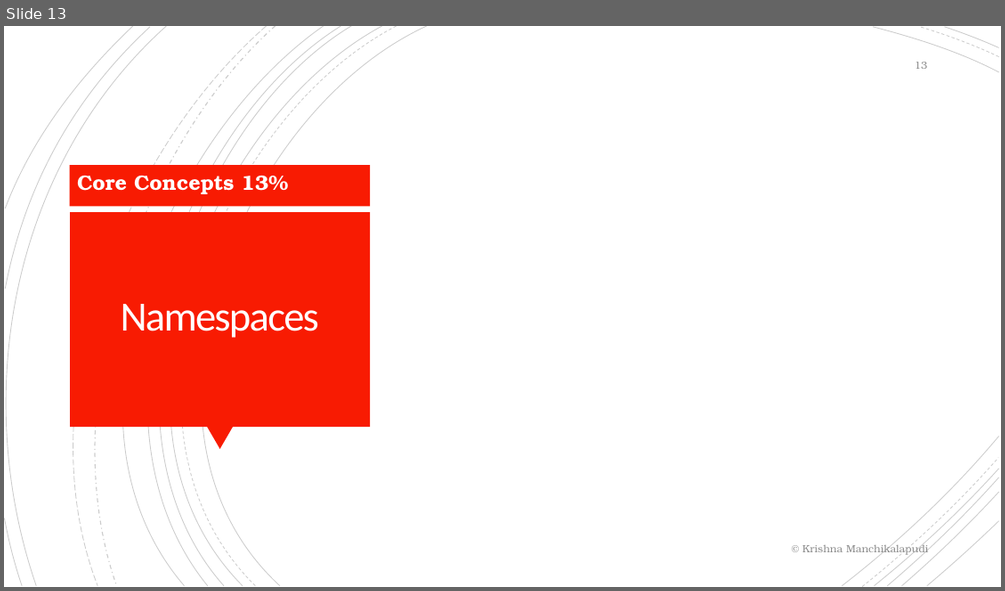
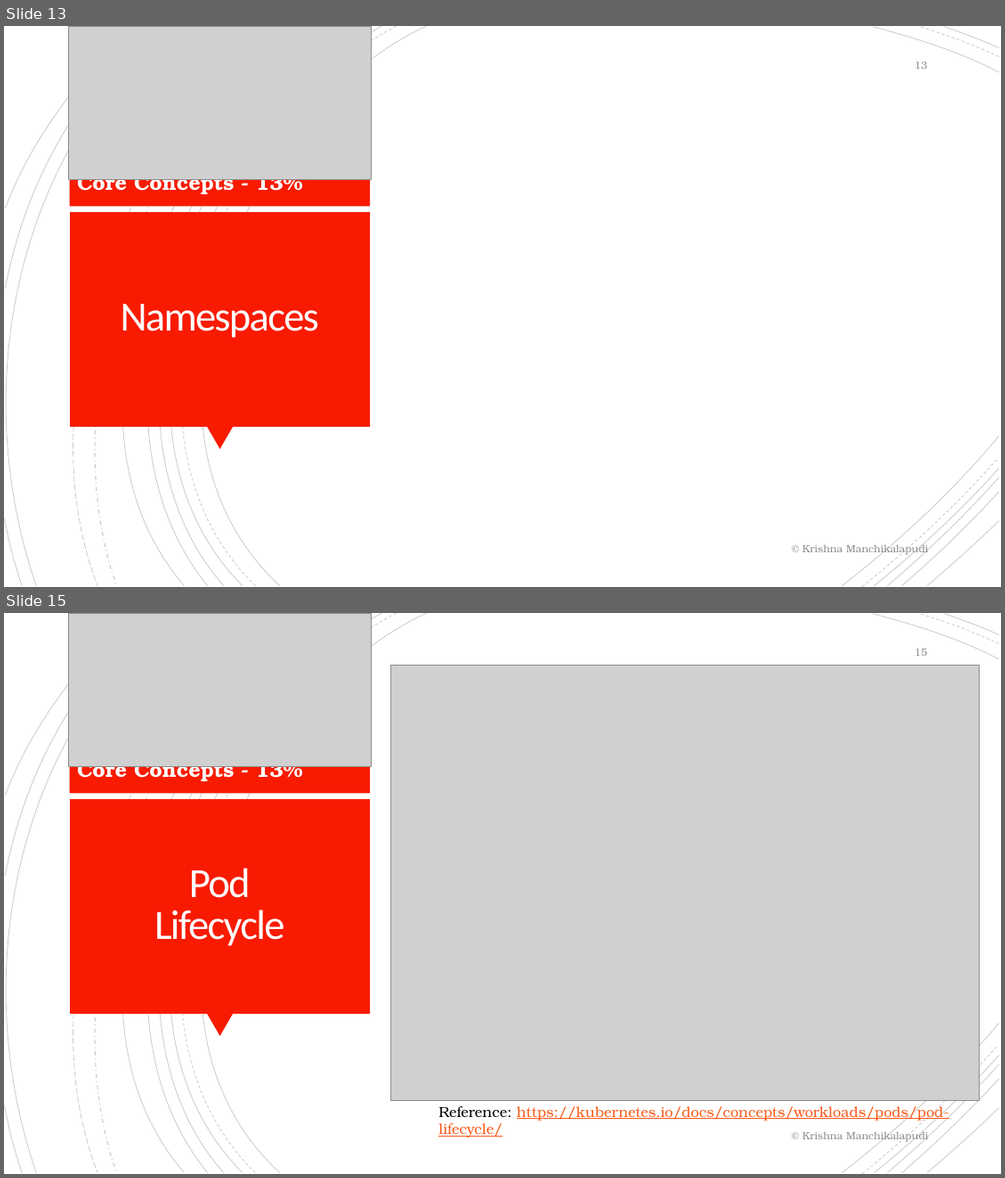
Before and after one commit to krishnamanchikalapudi/developer.info, a slide deck: CKAD-CertifiedKubernetesApplicationDeveloper/training.pptx. Shown one above the other, each under a label of ours: slide 13 before the commit, slides 13 and 15 after it; the slides between them are not shown. The pictures are 1005x591 and 1005x1178 pixels, drawn with LibreOffice and Linux fonts; fonts in the diff are those of the drawing; grey boxes stand for pictures. Boxes give left, top, right and bottom in pixels: in the first picture for what was removed or moved away, otherwise in the second. Text is boxed around its words. In the diff, an @@ line names an element or a change of style, - is before the commit and + after.

```diff
--- a/CKAD-CertifiedKubernetesApplicationDeveloper/training.pptx
+++ b/CKAD-CertifiedKubernetesApplicationDeveloper/training.pptx
@@ slide 15 added at [4, 613, 1001, 1174], background #FFFFFF; not listed: 24 template elements that a slide beside it also shows @@
@@ picture added at [69, 613, 372, 766] @@
@@ picture added at [390, 666, 979, 1101] @@
@@ page number added at [914, 649, 927, 656], 10 pt, text #8C8C8C @@
+15
@@ text added at [77, 766, 303, 782], 20 pt, text #FFFFFF, bold @@
+Core Concepts - 13%
@@ title added at [154, 868, 284, 946], 40 pt, text #FFFEFF @@
+Pod
+Lifecycle
@@ text added at [438, 1103, 949, 1137], 14 pt, text #FC5A1A, underline @@
+Reference: https://kubernetes.io/docs/concepts/workloads/pods/pod-lifecycle/
@@ text added at [802, 1129, 928, 1143], 10 pt, text #8C8C8C @@
+© Krishna Manchikalapudi
@@ slide 13 changed as well @@
@@ picture added at [69, 26, 372, 179] @@
@@ text at [77, 179, 303, 195]: text changed @@
-Core Concepts 13%
+Core Concepts - 13%
```
Also in this commit, not shown: 26 other slides changed, 7 other slides added, 10 other files.
